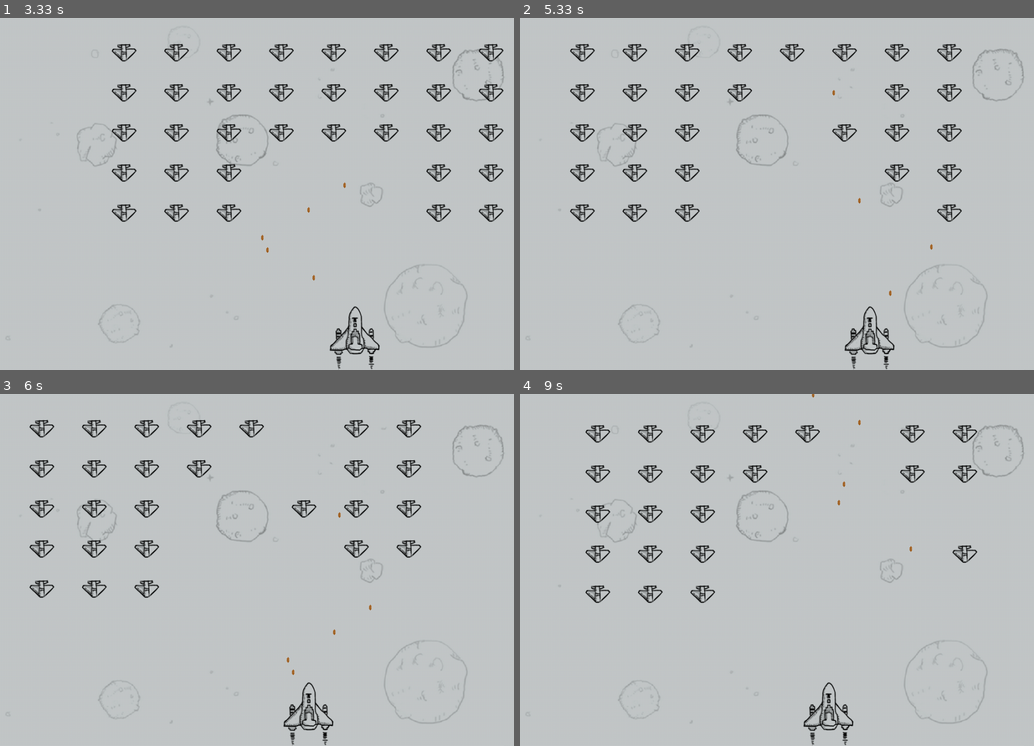
Above: before the commit, frames 1-4 (two rows, left to right).
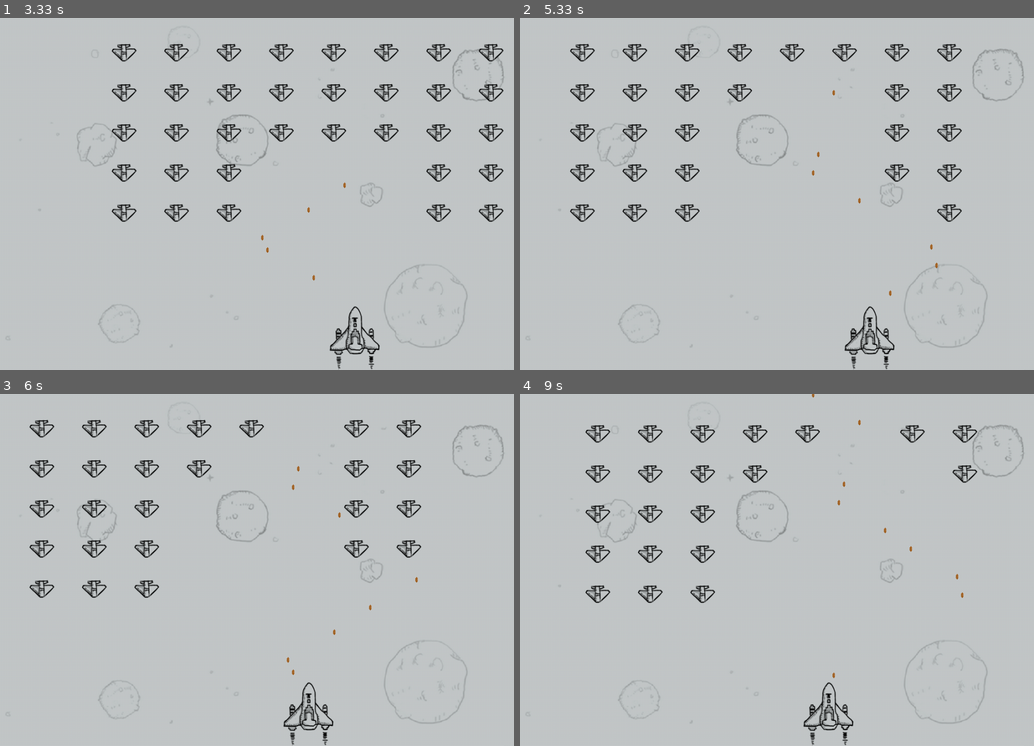
Above: after the commit, the same moments.

Repository: wtraceback/Pygame-Practice
Game: pygame game, started from Plane/main.py
The game is run twice, just before and just after one commit, with the same random seed, the same clock (stepped at 60 frames per second) and the same inputs.
Inputs:
- Up to frame 1 (3.33 s): tap Space at 0.33, 0.73, 1.03, 1.23, 1.53, 1.73, 2.03, 2.3, 2.6, 2.73, 3.03 s; hold Right 0.67-1.13 s; hold Right 1.17-1.63 s; hold Left 1.67-2.2 s; hold Left 2.23-2.63 s; hold Right 2.67-3.3 s
- Up to frame 2 (5.33 s): hold Left 3.33-3.8 s; tap Space at 3.4, 3.7, 3.9, 4.2, 4.4, 4.7, 4.9, 5.2 s; hold Right 3.83-4.3 s; hold Right 4.33-4.8 s; hold Left from 4.83 s (still down)
- Up to frame 3 (6 s): release Left at 5.37 s; hold Left 5.4-5.8 s; tap Space at 5.47, 5.77, 5.9 s; hold Right from 5.83 s (still down)
- Up to frame 4 (9 s): tap Space at 6.2, 6.57, 6.87, 7.07, 7.37, 7.57, 7.87, 8.07, 8.37, 8.63, 8.93 s; release Right at 6.47 s; hold Left 6.5-6.97 s; hold Right 7-7.47 s; hold Right 7.5-7.97 s; hold Left 8-8.53 s; hold Left 8.57-8.97 s

Frame 1 is identical in both runs. In frame 2, 0.1% of the frame differs, in the area x 56-82%, y 30-72%; in frame 3, 0.1%; in frame 4, 0.3%, in the area x 60-89%, y 20-81%.

Commit message:
敌人战机舰队被全部击落后，重新创建新的敌人战机舰队

Diff:
--- a/Plane/game_functions.py
+++ b/Plane/game_functions.py
@@ -64,18 +64,30 @@
         sets.bullet_list.append(new_bullet)
 
 
-def update_bullets_coordinate(sets):
+def update_bullets_coordinate(sets, screen, fighter):
     # 更新子弹的坐标
     for b in sets.bullet_list:
         b.update_coordinate()
 
     # 删除超出边界的子弹
     for b in sets.bullet_list.copy():
-        if b.rect.bottom < 0:
+        if b.rect.bottom <= 0:
             sets.bullet_list.remove(b)
 
+    # 响应子弹和敌人战机的碰撞 & 敌人战机全部被击落后，重新创建敌人战机舰队
+    check_bullet_enemy_collisions(sets, screen, fighter)
+
+
+def check_bullet_enemy_collisions(sets, screen, fighter):
     # 检测更新后的子弹是否集中敌人战机，如果有，就删除相应的子弹和敌人战机
     collitions = list_collide(sets)
+
+    # 删除现有的子弹并重新创建敌人战机舰队
+    if len(sets.enemy_list) == 0:
+        for b in sets.bullet_list.copy():
+            sets.bullet_list.remove(b)
+
+        create_enemy_fleet(sets, screen, fighter)
 
 
 def list_collide(sets):
@@ -89,7 +101,7 @@
 
 
 def check_bullet_enemy_collide(b, sets):
-    """判断子弹是否与某一架敌机相撞"""
+    """判断子弹是否与敌机相撞(子弹有可能是大口径的，并非只能是单纯的小子弹)"""
     crashed = []
 
     for e in sets.enemy_list:
--- a/Plane/main.py
+++ b/Plane/main.py
@@ -29,7 +29,7 @@
         fighter.update_coordinate()
 
         # 更新子弹的坐标，并且进行子弹和敌人战机的碰撞检测
-        gf.update_bullets_coordinate(sets)
+        gf.update_bullets_coordinate(sets, screen, fighter)
 
         # 检测敌人战机是否到达屏幕边缘、更新敌人战机的坐标
         gf.update_enemy_fleet_coordinate(sets)
--- a/Plane/settings.py
+++ b/Plane/settings.py
@@ -21,7 +21,7 @@
         # 子弹相关配置项
         self.bullet_speed_factor = 3
         self.bullet_list = []
-        self.bullet_max_num = 5
+        self.bullet_max_num = 10
 
         # 敌人战机相关配置项(移动速度、向下移动的速度、舰队移动的方向：右：+1 左：-1、战机舰队数组)
         self.enemy_speed_factor = 1
